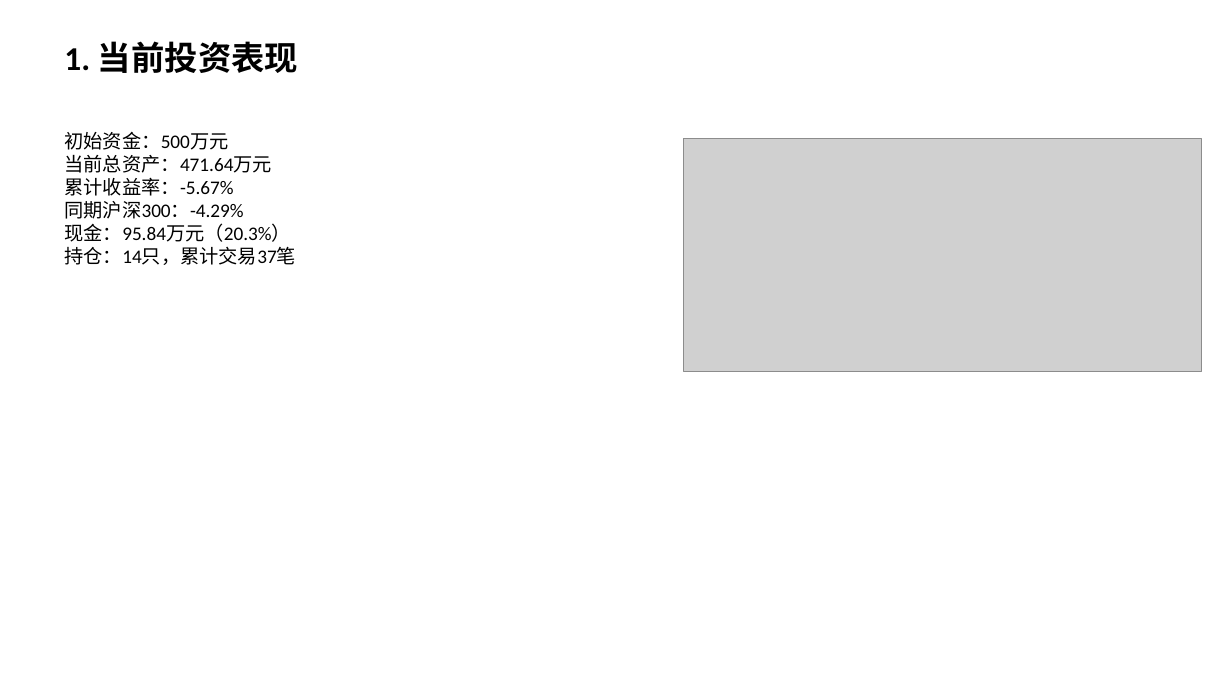
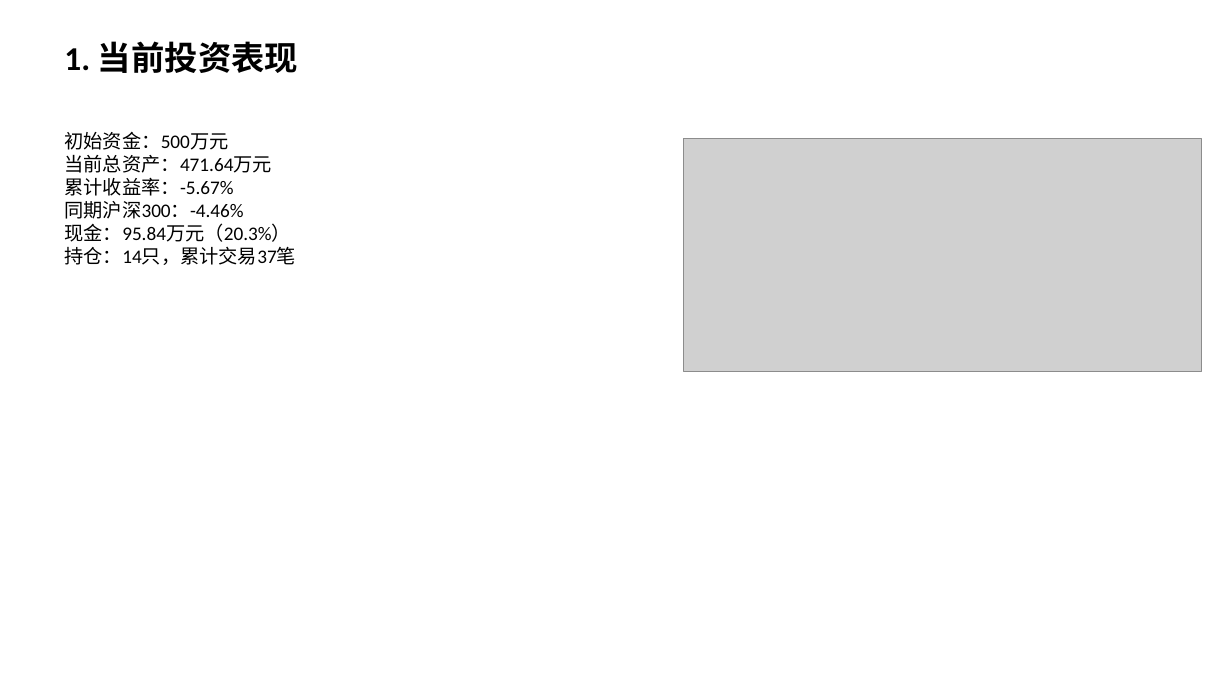
Before and after one commit to Albertdev12/pbl-workflow, a slide deck: slide 2 of outputs/12_中期路演.pptx. Drawn at 1232x693 pixels with LibreOffice and Linux fonts; fonts in the diff are those of the drawing; grey boxes stand for pictures. Boxes give left, top, right and bottom in pixels: in the first picture for what was removed or moved away, otherwise in the second. Text is boxed around its words. In the diff, an @@ line names an element or a change of style, - is before the commit and + after.

```diff
--- a/outputs/12_中期路演.pptx
+++ b/outputs/12_中期路演.pptx
@@ text at (x1=64, y1=201, x2=243, y2=219): text changed @@
-同期沪深300：-4.29%
+同期沪深300：-4.46%
```
Also in this commit, not shown: 1 other slide changed, 55 other files.
